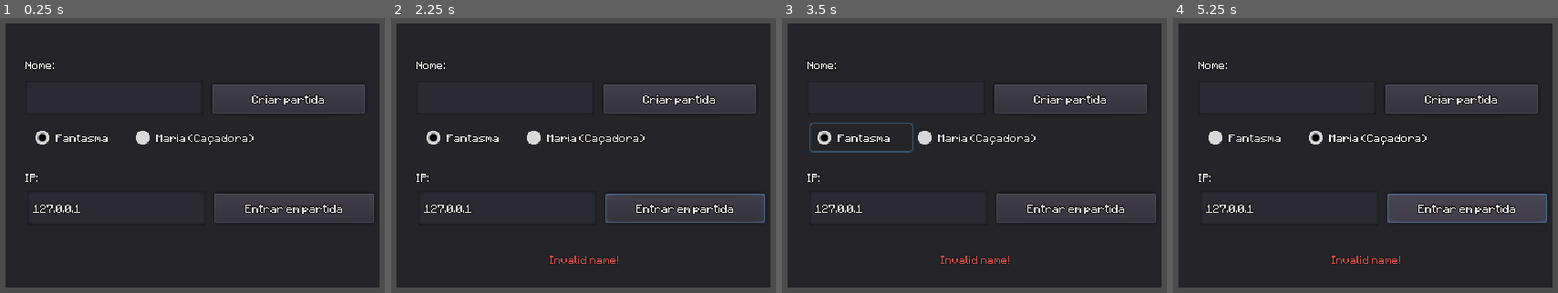
Above: before the commit, frames 1-4 (left to right).
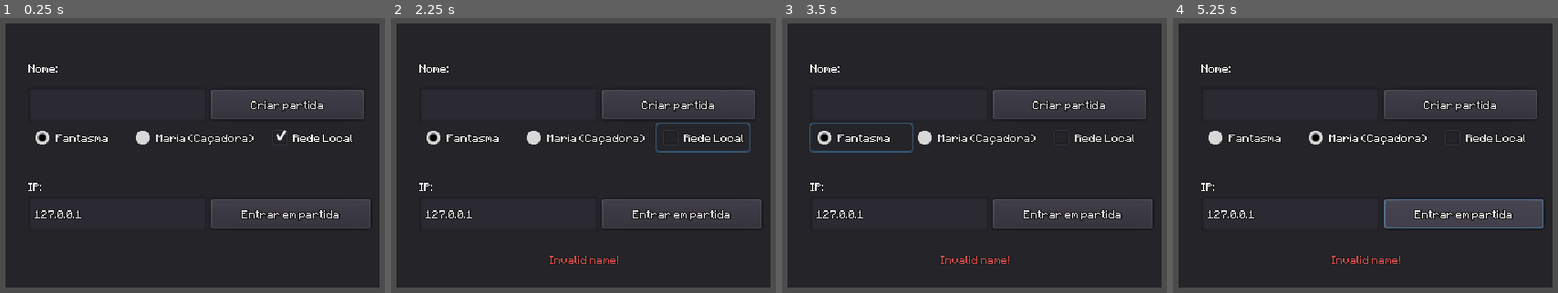
Above: after the commit, the same moments.

Repository: mephistia/haunt-and-seek
Game: Godot game, scene res://lobby.tscn
The game is run twice, just before and just after one commit, with the same random seed, the same clock (stepped at 60 frames per second) and the same inputs.
Inputs (mouse positions are in pixels of both pictures, inside the frame that each line leads up to):
- Up to frame 1 (0.25 s): no input
- Up to frame 2 (2.25 s): click "Criar partida" at 0.5 s; click "Entrar em partida" at 1.25 s; click (702, 136) at 2 s, where only the run after the commit has a clickable "Rede Local"
- Up to frame 3 (3.5 s): click "Fantasma" at 2.75 s
- Up to frame 4 (5.25 s): click "Maria (Caçadora)" at 3.5 s; click "Criar partida" at 4.25 s; click "Entrar em partida" at 5 s

The runs differ from the first frame. In frame 1, 5.4% of the frame differs, in the area x 6-98%, y 15-77%; in frame 2, 5.8%; in frame 3, 5.3%; in frame 4, 6.0%.

Commit message:
Adicionar arquivo de iluminação

Diff:
--- a/Scenes/Ghost.gd
+++ b/Scenes/Ghost.gd
@@ -3,6 +3,8 @@
 signal haunting
 
 signal stopped_haunting
+
+var is_on_detection_area = false
 
 var cooldown = 8.0
 
@@ -54,6 +56,10 @@
 		var clamped_distance = clamp(inverse_lerp(0, detection_area, distance), 0.85, 1)
 		speed = clamped_distance * normal_speed
 
+		if is_on_detection_area and maria_is_capturing:
+			var maria_name = get_tree().get_root().get_node("Match/Players/Maria/PlayerName").text
+			rpc("game_over", "Maria (" + maria_name + ")")
+
 
 func _input(event):
 	.detect_inputs(event)
@@ -68,7 +74,8 @@
 
 func _on_RClickTimer_timeout():
 	$RClickFeedback.hide()
-	can_haunt = true
+	if !is_on_detection_area:
+		can_haunt = true
 
 func _on_RClickDuration_timeout():
 	rpc("emit_stopped_haunting")
@@ -99,14 +106,14 @@
 	maria_is_capturing = false
 
 # quando o sprite de Maria entrar na área do fantasma
-# corrigir!!
 func _on_DetectionArea_body_entered(body):
 	if is_network_master() and body.get_name() == "Maria":
-		print("Is in area")
 		can_haunt = false
+		is_on_detection_area = true
 
 
 func _on_DetectionArea_body_exited(body):
 	if is_network_master() and body.get_name() == "Maria":
+		is_on_detection_area = false
 		if !can_haunt and $RClickTimer.time_left == 0:
 			can_haunt = true
--- a/Scenes/Maria.gd
+++ b/Scenes/Maria.gd
@@ -20,7 +20,7 @@
 
 var max_captures = 3
 
-onready var detection_area = get_node("DetectionArea/DetectionShape").shape.radius * 5
+onready var detection_area = get_node("DetectionArea/DetectionShape").shape.radius * 4.5
 
 onready var fear_bar = get_tree().get_root().get_node("Match/CanvasLayer/GUI/HBoxContainer/VBoxContainer/FearProgress")
 
@@ -54,7 +54,6 @@
 
 		var difference = detection_area - distance
 
-		# var increase_by = inverse_lerp(5, detection_area, distance) * 3
 		var increase_by = (1 - (distance / detection_area)) * 3
 		fear_bar.value += increase_by
 
@@ -89,11 +88,9 @@
 	captures_count.text = str(max_captures)
 
 	if max_captures == 0:
-		game_over()
+		var ghost_name = get_tree().get_root().get_node("Match/Players/Ghost/PlayerName").text
+		rpc("game_over", "Fantasma (" + ghost_name + ")")
 
-
-func game_over():
-	pass
 
 sync func emit_stopped_capturing():
 	$AnimatedSprite.modulate = Color(1, 1, 1)
--- a/Scenes/Maria.tscn
+++ b/Scenes/Maria.tscn
@@ -1,12 +1,20 @@
-[gd_scene load_steps=3 format=2]
+[gd_scene load_steps=4 format=2]
 
 [ext_resource path="res://Scenes/Maria.gd" type="Script" id=1]
 [ext_resource path="res://Scenes/Player.tscn" type="PackedScene" id=2]
+[ext_resource path="res://assets/fx/light.png" type="Texture" id=3]
 
 [node name="Maria" instance=ExtResource( 2 )]
 script = ExtResource( 1 )
 
+[node name="AnimatedSprite" parent="." index="0"]
+light_mask = 0
+
 [node name="RClickDuration" parent="." index="7"]
 wait_time = 0.5
+
+[node name="Light2D" type="Light2D" parent="." index="8"]
+texture = ExtResource( 3 )
+shadow_enabled = true
 [connection signal="timeout" from="RClickTimer" to="." method="_on_RClickTimer_timeout"]
 [connection signal="timeout" from="RClickDuration" to="." method="_on_RClickDuration_timeout"]
--- a/Scenes/Match.tscn
+++ b/Scenes/Match.tscn
@@ -2,7 +2,6 @@
 
 [ext_resource path="res://assets/tilesets/scenery.png" type="Texture" id=1]
 [ext_resource path="res://Scenes/GUI/GUI.tscn" type="PackedScene" id=2]
-
 
 [sub_resource type="ConvexPolygonShape2D" id=1]
 points = PoolVector2Array( 0, 0, 16, 0, 16, 16, 0, 16 )
--- a/Scenes/Player.gd
+++ b/Scenes/Player.gd
@@ -117,16 +117,11 @@
 func start_detection():
 	if !is_being_detected:
 		is_being_detected = true
-		print("Iniciou a detecção")
-	# DEBUG:
-	else:
-		print("Está sendo detectado!")
 
 
 func stop_detection():
 	if is_being_detected:
 		is_being_detected = false
-		print("Saiu da área")
-	# DEBUG
-	else:
-		print("Saiu da área mas não estava sendo detectado??")
+
+sync func game_over(winner):
+	gamestate.game_over(winner)
--- a/gamestate.gd
+++ b/gamestate.gd
@@ -146,28 +146,29 @@
 		post_start_game()
 
 
-func host_game(new_player_name):
+func host_game(new_player_name, is_local_network):
 	player_name = new_player_name
 	peer = NetworkedMultiplayerENet.new()
-#	var result_upnp = open_port(DEFAULT_PORT)
-#	if result_upnp != 0:
-#		print("ERROR ON UPNP CONNECTION: " + str(result_upnp))
-#		emit_signal("game_error", "Erro na conexão UPnP:  " + str(result_upnp) + "\n\n\n Pode ser necessário ativar a conexão UPnP no roteador.")
-#		end_game()
-#	else:
-#		print("PORT OPENED")
+	if !is_local_network:
+		var result_upnp = open_port(DEFAULT_PORT)
+		if result_upnp != 0:
+			print("ERROR ON UPNP CONNECTION: " + str(result_upnp))
+			emit_signal("game_error", "Erro na conexão UPnP:  " + str(result_upnp) + "\n\n\n Pode ser necessário ativar a conexão UPnP no roteador para jogar em WAN.")
+			end_game()
+		else:
+			print("PORT OPENED")
+	else:
+		my_ip = "127.0.0.1"
 	peer.create_server(DEFAULT_PORT, MAX_PEERS)
 	get_tree().set_network_peer(peer)
 
 
 func join_game(ip, new_player_name):
 	player_name = new_player_name
+	my_ip = upnp.query_external_address()
+	if my_ip == "":
+		my_ip = "127.0.0.1"
 	peer = NetworkedMultiplayerENet.new()
-#	var result_upnp = open_port(DEFAULT_PORT)
-#	if result_upnp != 0:
-#		print("ERROR ON UPNP CONNECTION: " + result_upnp)
-#	else:
-#		print("PORT OPENED")
 	peer.create_client(ip, DEFAULT_PORT)
 	get_tree().set_network_peer(peer)
 
@@ -219,8 +220,20 @@
 	get_tree().connect("server_disconnected", self, "_server_disconnected")
 	get_tree().set_auto_accept_quit(false)
 
+
+func game_over(winner):
+	var lobby = get_tree().get_root().get_node("Lobby")
+	lobby.show()
+	lobby.get_node("Connect").hide()
+	lobby.get_node("Players").hide()
+	lobby.get_node("GameOver").show()
+	lobby.get_node("GameOver/WinnerLabel").text = winner + " venceu!"
+	end_game()
+
 func _notification(what):
 	if what == MainLoop.NOTIFICATION_WM_QUIT_REQUEST:
 		upnp.delete_port_mapping(DEFAULT_PORT)
-		print("Bye!")
 		get_tree().quit() # default behavior
+
+func delete_peer():
+	get_tree().set_network_peer(null) # Remove peer
--- a/lobby.gd
+++ b/lobby.gd
@@ -1,6 +1,8 @@
 extends Control
 
 var is_ghost = false
+
+var local_network = true
 
 func _ready():
 	# Called every time the node is added to the scene.
@@ -21,14 +23,15 @@
 	if $Connect/Name.text == "":
 		$Connect/ErrorLabel.text = "Invalid name!"
 		return
-	$Connect/Host.set_text("Conectando...")
 	is_ghost = $Connect/GhostCheck.pressed
 	$Connect.hide()
 	$Players.show()
 	$Connect/ErrorLabel.text = ""
 
 	var player_name = $Connect/Name.text
-	gamestate.host_game(player_name)
+	# passar a seleção de "Rede Local"
+	local_network = $Connect/LocalCheck.pressed
+	gamestate.host_game(player_name, local_network)
 	refresh_lobby()
 	$Players/FindPublicIP.set_text(gamestate.my_ip)
 
@@ -43,7 +46,6 @@
 		$Connect/ErrorLabel.text = "Invalid IP address!"
 		return
 
-	$Connect/Join.set_text("Conectando...")
 	$Connect/ErrorLabel.text = ""
 	$Connect/Host.disabled = true
 	$Connect/Join.disabled = true
@@ -58,6 +60,7 @@
 
 
 func _on_connection_failed():
+
 	$Connect/Host.disabled = false
 	$Connect/Join.disabled = false
 	$Connect/ErrorLabel.set_text("Connection failed.")
@@ -85,6 +88,7 @@
 		$Players/List.add_item(p)
 
 	$Players/Start.disabled = not get_tree().is_network_server()
+	# desabilita se não é o server
 
 # Apenas host pode clicar
 func _on_start_pressed():
@@ -93,3 +97,13 @@
 
 func _on_find_public_ip_pressed():
 	OS.shell_open("http://ipv4.icanhazip.com/")
+
+
+func _on_PlayAgain_pressed():
+	pass
+
+
+
+func _on_ReturnToMenu_pressed():
+	gamestate.delete_peer()
+	$GameOver.hide()
--- a/lobby.tscn
+++ b/lobby.tscn
@@ -13,12 +13,25 @@
 
 [sub_resource type="ButtonGroup" id=2]
 
+[sub_resource type="DynamicFont" id=3]
+outline_size = 1
+outline_color = Color( 0.129412, 0.121569, 0.121569, 1 )
+extra_spacing_top = 2
+font_data = ExtResource( 2 )
+
+[sub_resource type="DynamicFont" id=4]
+size = 8
+outline_size = 1
+outline_color = Color( 0.129412, 0.121569, 0.121569, 1 )
+extra_spacing_top = 2
+font_data = ExtResource( 2 )
+
 [node name="Lobby" type="Control"]
-anchor_right = 1.0
-anchor_bottom = 1.0
-size_flags_horizontal = 2
-size_flags_vertical = 2
-theme = ExtResource( 3 )
+pause_mode = 2
+anchor_left = 0.5
+anchor_top = 0.5
+anchor_right = 0.5
+anchor_bottom = 0.5
 script = ExtResource( 1 )
 __meta__ = {
 "_edit_use_anchors_": false
@@ -96,15 +109,22 @@
 margin_bottom = 302.0
 hint_tooltip = "Envie este IP para o outro jogador"
 mouse_filter = 1
+theme = ExtResource( 3 )
 text = "192.168.0.1"
 editable = false
 expand_to_text_length = true
+caret_blink = true
+caret_blink_speed = 0.5
+__meta__ = {
+"_edit_use_anchors_": false
+}
 
 [node name="IPIndication" type="Label" parent="Players"]
 margin_left = 75.0
 margin_top = 279.0
 margin_right = 115.0
 margin_bottom = 303.0
+theme = ExtResource( 3 )
 text = "Seu IP é:"
 valign = 1
 
@@ -124,50 +144,54 @@
 }
 
 [node name="NameLabel" type="Label" parent="Connect"]
-margin_left = 17.0
-margin_top = 29.0
-margin_right = 59.0
-margin_bottom = 49.0
+margin_left = 20.0
+margin_top = 32.0
+margin_right = 62.0
+margin_bottom = 52.0
 size_flags_horizontal = 2
 size_flags_vertical = 0
 custom_fonts/font = SubResource( 1 )
 text = "Nome:"
 
 [node name="Name" type="LineEdit" parent="Connect"]
-margin_left = 17.0
-margin_top = 50.0
-margin_right = 173.0
-margin_bottom = 80.0
+margin_left = 20.0
+margin_top = 56.0
+margin_right = 176.0
+margin_bottom = 86.0
 size_flags_horizontal = 2
 size_flags_vertical = 2
 custom_fonts/font = SubResource( 1 )
 text = "Jogador 1"
+caret_blink = true
+caret_blink_speed = 0.5
 
 [node name="IPLabel" type="Label" parent="Connect"]
-margin_left = 17.0
-margin_top = 128.0
-margin_right = 59.0
-margin_bottom = 148.0
+margin_left = 20.0
+margin_top = 136.0
+margin_right = 62.0
+margin_bottom = 156.0
 size_flags_horizontal = 2
 size_flags_vertical = 0
 custom_fonts/font = SubResource( 1 )
 text = "IP:"
 
 [node name="IPAddress" type="LineEdit" parent="Connect"]
-margin_left = 19.0
-margin_top = 147.0
-margin_right = 175.0
-margin_bottom = 177.0
+margin_left = 20.0
+margin_top = 152.0
+margin_right = 176.0
+margin_bottom = 182.0
 size_flags_horizontal = 2
 size_flags_vertical = 2
 custom_fonts/font = SubResource( 1 )
 text = "127.0.0.1"
+caret_blink = true
+caret_blink_speed = 0.5
 
 [node name="Host" type="Button" parent="Connect"]
-margin_left = 181.0
-margin_top = 53.0
-margin_right = 315.0
-margin_bottom = 79.0
+margin_left = 180.0
+margin_top = 58.0
+margin_right = 314.0
+margin_bottom = 84.0
 size_flags_horizontal = 2
 size_flags_vertical = 2
 custom_fonts/font = SubResource( 1 )
@@ -177,10 +201,10 @@
 }
 
 [node name="Join" type="Button" parent="Connect"]
-margin_left = 183.0
-margin_top = 149.0
-margin_right = 323.0
-margin_bottom = 175.0
+margin_left = 180.0
+margin_top = 154.0
+margin_right = 320.0
+margin_bottom = 180.0
 size_flags_horizontal = 2
 size_flags_vertical = 2
 custom_fonts/font = SubResource( 1 )
@@ -221,6 +245,21 @@
 custom_fonts/font = SubResource( 1 )
 group = SubResource( 2 )
 text = "Maria (Caçadora)"
+__meta__ = {
+"_edit_use_anchors_": false
+}
+
+[node name="LocalCheck" type="CheckBox" parent="Connect"]
+margin_left = 228.0
+margin_top = 88.0
+margin_right = 309.0
+margin_bottom = 112.0
+custom_fonts/font = SubResource( 1 )
+pressed = true
+text = "Rede Local"
+__meta__ = {
+"_edit_use_anchors_": false
+}
 
 [node name="ErrorDialog" type="AcceptDialog" parent="."]
 margin_right = 240.0
@@ -233,6 +272,83 @@
 __meta__ = {
 "_edit_use_anchors_": false
 }
+
+[node name="GameOver" type="Panel" parent="."]
+visible = false
+anchor_right = 1.0
+anchor_bottom = 1.0
+margin_left = -320.0
+margin_top = -180.0
+margin_right = 320.0
+margin_bottom = 180.0
+__meta__ = {
+"_edit_use_anchors_": false
+}
+
+[node name="GameOverTitle" type="Label" parent="GameOver"]
+anchor_left = 0.5
+anchor_right = 0.5
+margin_left = -56.0
+margin_top = 64.0
+margin_right = 56.0
+margin_bottom = 88.0
+size_flags_horizontal = 2
+size_flags_vertical = 0
+custom_fonts/font = SubResource( 3 )
+text = "Fim de jogo!"
+align = 1
+__meta__ = {
+"_edit_use_anchors_": false
+}
+
+[node name="WinnerLabel" type="Label" parent="GameOver"]
+anchor_left = 0.5
+anchor_right = 0.5
+margin_left = -56.0
+margin_top = 120.0
+margin_right = 56.0
+margin_bottom = 144.0
+size_flags_horizontal = 2
+size_flags_vertical = 0
+custom_fonts/font = SubResource( 4 )
+text = "(fulano) venceu!"
+align = 1
+valign = 1
+__meta__ = {
+"_edit_use_anchors_": false
+}
+
+[node name="PlayAgain" type="Button" parent="GameOver"]
+anchor_left = 0.5
+anchor_top = 0.5
+anchor_right = 0.5
+anchor_bottom = 0.5
+margin_left = -136.0
+margin_top = 4.0
+margin_right = 136.0
+margin_bottom = 42.0
+theme = ExtResource( 3 )
+text = "JOGAR NOVAMENTE (trocar personagens)"
+__meta__ = {
+"_edit_use_anchors_": false
+}
+
+[node name="ReturnToMenu" type="Button" parent="GameOver"]
+anchor_left = 0.5
+anchor_top = 0.5
+anchor_right = 0.5
+anchor_bottom = 0.5
+margin_left = -109.0
+margin_top = 76.0
+margin_right = 109.0
+margin_bottom = 114.0
+theme = ExtResource( 3 )
+text = "VOLTAR AO MENU"
+__meta__ = {
+"_edit_use_anchors_": false
+}
 [connection signal="pressed" from="Players/Start" to="." method="_on_start_pressed"]
 [connection signal="pressed" from="Connect/Host" to="." method="_on_host_pressed"]
 [connection signal="pressed" from="Connect/Join" to="." method="_on_join_pressed"]
+[connection signal="pressed" from="GameOver/PlayAgain" to="." method="_on_PlayAgain_pressed"]
+[connection signal="pressed" from="GameOver/ReturnToMenu" to="." method="_on_ReturnToMenu_pressed"]
Binary file added: assets/fx/light.png
Not shown, added: assets/fx/light.png.import
Not shown: 1 places in lobby.tscn that only renumber resources
